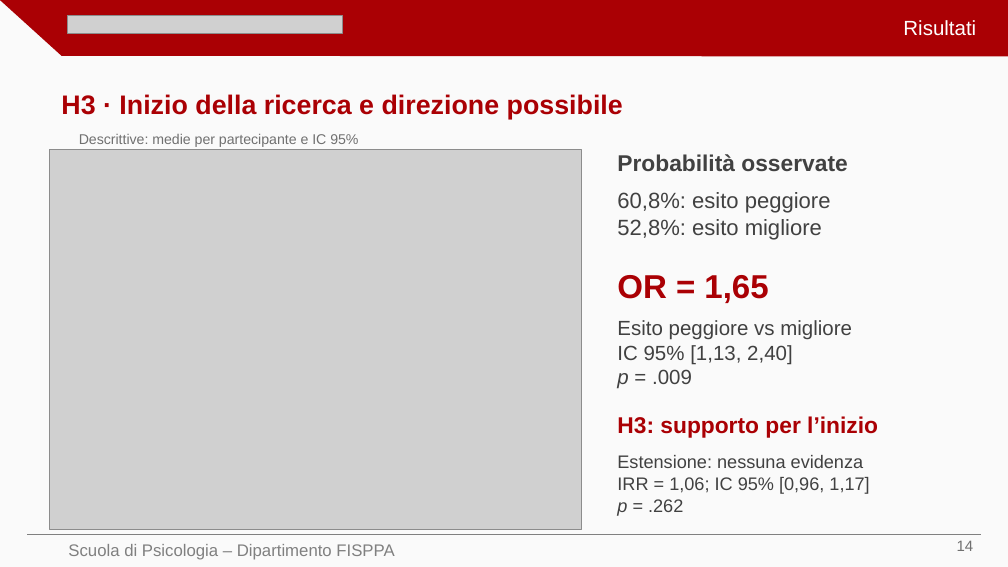
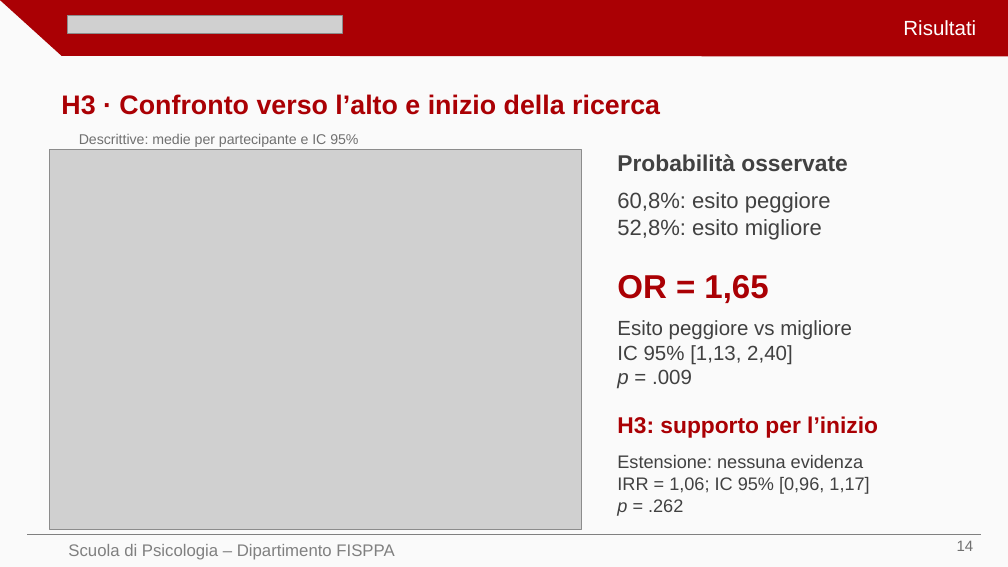
Before and after one commit to MicheleGarbelotto/SocialComparisonProject, a slide deck: slide 14 of defense-presentation/Michele_Garbelotto_Discussione.pptx. Drawn at 1008x567 pixels with LibreOffice and Linux fonts; fonts in the diff are those of the drawing; grey boxes stand for pictures. Boxes give left, top, right and bottom in pixels: in the first picture for what was removed or moved away, otherwise in the second. Text is boxed around its words. In the diff, an @@ line names an element or a change of style, - is before the commit and + after.

```diff
--- a/defense-presentation/Michele_Garbelotto_Discussione.pptx
+++ b/defense-presentation/Michele_Garbelotto_Discussione.pptx
@@ text at [61,94,660,115]: text changed @@
-H3 · Inizio della ricerca e direzione possibile
+H3 · Confronto verso l’alto e inizio della ricerca
```
Also in this commit, not shown: 1 other slide changed, 1 other file.
